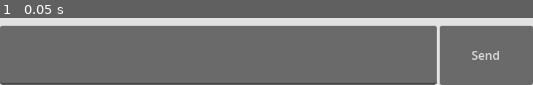
Above: before the commit, frame 1.
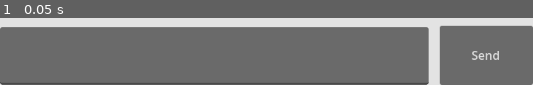
Above: after the commit, the same moment.

Repository: lieuzhenghong/mmo-2024
Game: Godot game, scene res://Main.tscn
The game is run twice, just before and just after one commit, with the same random seed, the same clock (stepped at 60 frames per second) and the same inputs. Before the commit the project starts from res://control.tscn.
Inputs:
- Up to frame 1 (0.05 s): no input

The runs differ from the first frame. In frame 1, 2.7% of the frame differs, in the area x 0-82%, y 11-100%.

Commit message:
server-client separation

Diff:
--- /dev/null
+++ b/Main.gd
@@ -0,0 +1,21 @@
+extends Node
+
+# Called when the node enters the scene tree for the first time.
+func _ready():
+	if OS.has_feature("server") or OS.has_feature("editor"):
+		# Create a new global lobby
+		setup_server()
+	else:
+		setup_client()
+
+func setup_server():
+	print("Setting up a server")
+	# host_game()
+
+func setup_client():
+	print("I am a client")
+	# join_game()
+
+# Called every frame. 'delta' is the elapsed time since the previous frame.
+func _process(delta):
+	pass
--- /dev/null
+++ b/Main.tscn
@@ -0,0 +1,9 @@
+[gd_scene load_steps=3 format=3 uid="uid://bhrux6ota63r5"]
+
+[ext_resource type="Script" path="res://Main.gd" id="1_1lspp"]
+[ext_resource type="PackedScene" uid="uid://nwwtdlsplep4" path="res://control.tscn" id="1_c8vjh"]
+
+[node name="Main" type="Node"]
+script = ExtResource("1_1lspp")
+
+[node name="Control" parent="." instance=ExtResource("1_c8vjh")]
--- a/control.tscn
+++ b/control.tscn
@@ -8,11 +8,17 @@
 grow_horizontal = 2
 grow_vertical = 2
 
+[node name="Node" type="Node" parent="."]
+
 [node name="ColorRect" type="ColorRect" parent="."]
-layout_mode = 0
-offset_right = 720.0
-offset_bottom = 1080.0
+layout_mode = 1
+anchors_preset = 15
+anchor_right = 1.0
+anchor_bottom = 1.0
+grow_horizontal = 2
+grow_vertical = 2
 color = Color(0.89059, 0.89059, 0.89059, 1)
+metadata/_edit_use_anchors_ = true
 
 [node name="RichTextLabel" type="RichTextLabel" parent="."]
 layout_mode = 1
@@ -21,16 +27,15 @@
 anchor_bottom = 0.90463
 grow_horizontal = 2
 grow_vertical = 2
-metadata/_edit_use_anchors_ = true
 
 [node name="TextEdit" type="TextEdit" parent="."]
 layout_mode = 1
-anchors_preset = -1
+anchors_preset = 12
 anchor_top = 1.0
 anchor_right = 1.0
 anchor_bottom = 1.0
-offset_top = -80.0
-offset_right = -130.0
+offset_top = -78.0
+offset_right = -141.0
 grow_horizontal = 2
 grow_vertical = 0
 
--- a/project.godot
+++ b/project.godot
@@ -11,7 +11,7 @@
 [application]
 
 config/name="spatial_layer_2024"
-run/main_scene="res://control.tscn"
+run/main_scene="res://Main.tscn"
 config/features=PackedStringArray("4.2", "GL Compatibility")
 boot_splash/bg_color=Color(0.922882, 0.313663, 0.278058, 1)
 boot_splash/show_image=false
@@ -23,8 +23,7 @@
 window/size/viewport_height=1080
 window/size/mode=4
 window/stretch/mode="viewport"
-window/stretch/aspect="keep_width"
-window/stretch/scale_mode="integer"
+window/stretch/aspect="expand"
 window/handheld/orientation=1
 
 [rendering]
Not shown, changed: export_presets.cfg
